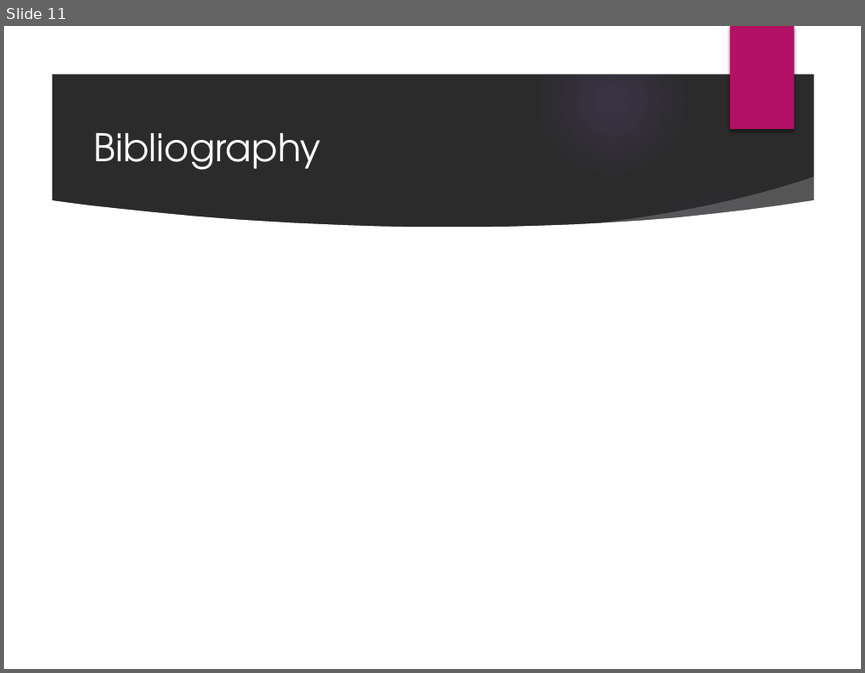
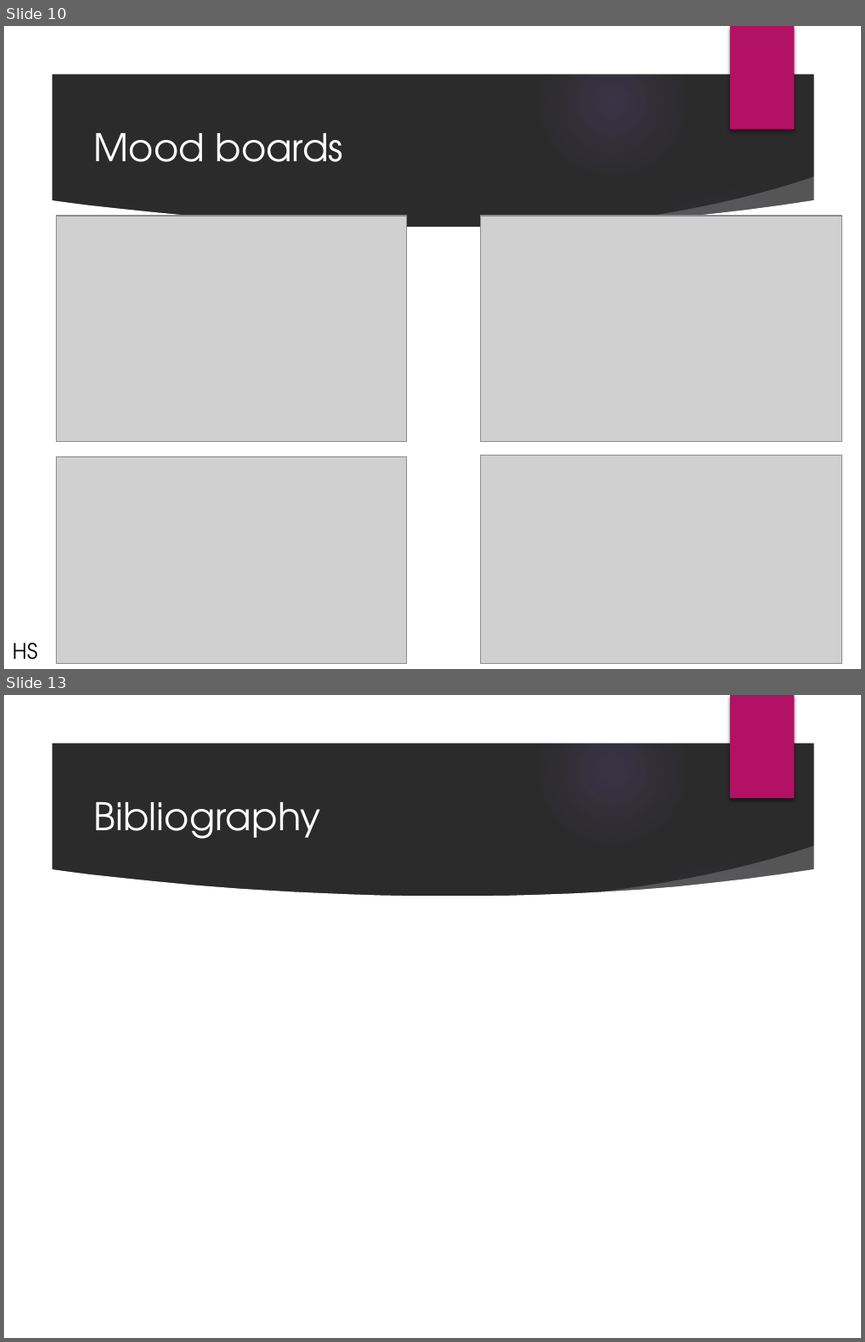
Before and after one commit to UoSGamesGroups/first-semester-l-4-5-group-5, a slide deck: Presentations/firstPresentation.pptx. Shown one above the other, each under a label of ours: slide 11 before the commit, slides 10 and 13 after it; the slides between them are not shown. The pictures are 865x673 and 865x1342 pixels, drawn with LibreOffice and Linux fonts; fonts in the diff are those of the drawing; grey boxes stand for pictures; background and template pictures are left out; a plain dark background stands for a picture behind light text. Boxes give left, top, right and bottom in pixels: in the first picture for what was removed or moved away, otherwise in the second. Text is boxed around its words. In the diff, an @@ line names an element or a change of style, - is before the commit and + after.

```diff
--- a/Presentations/firstPresentation.pptx
+++ b/Presentations/firstPresentation.pptx
@@ slide 10 added at (4, 26, 861, 669), background picture (left out); not listed: 9 template elements that a slide beside it also shows @@
@@ title added at (94, 133, 343, 162), 32 pt, text #FFFFFF @@
+Mood boards
@@ picture added at (56, 216, 406, 442) @@
@@ picture added at (480, 216, 842, 442) @@
@@ picture added at (56, 456, 406, 664) @@
@@ picture added at (480, 455, 842, 664) @@
@@ text added at (12, 642, 38, 659), 18 pt, text #000000 @@
+HS
@@ what was slide 11 is now slide 13 @@
```
Also in this commit, not shown: 3 slides changed, 2 other slides added, 1 slide removed.
